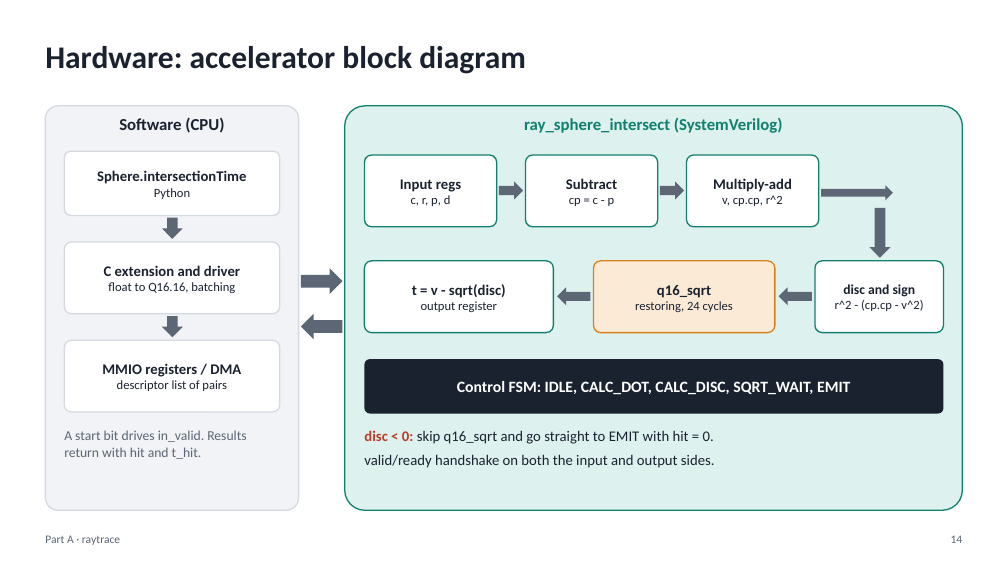
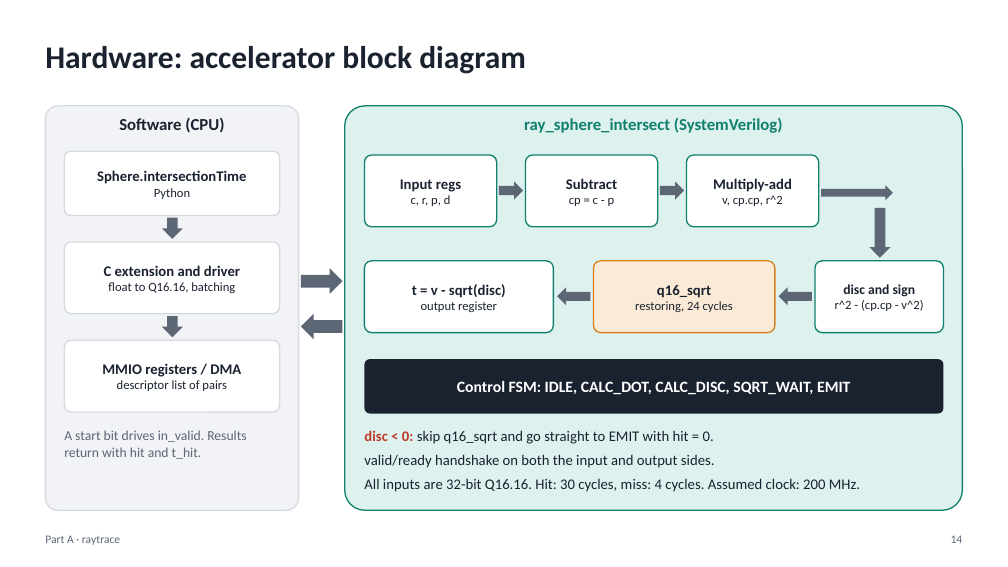
Before and after one commit to muhameedm/hw-sw-codesign-project, a slide deck: slide 14 of presentation/presentation.pptx. Drawn at 1008x567 pixels with LibreOffice and Linux fonts; fonts in the diff are those of the drawing. Boxes give left, top, right and bottom in pixels: in the first picture for what was removed or moved away, otherwise in the second. Text is boxed around its words. In the diff, an @@ line names an element or a change of style, - is before the commit and + after.

```diff
--- a/presentation/presentation.pptx
+++ b/presentation/presentation.pptx
@@ text at <box>364,478,860,492</box>: paragraph added @@
+All inputs are 32-bit Q16.16. Hit: 30 cycles, miss: 4 cycles. Assumed clock: 200 MHz.
```
Also in this commit, not shown: 17 other slides changed, 1 slide removed, 1 other file.
